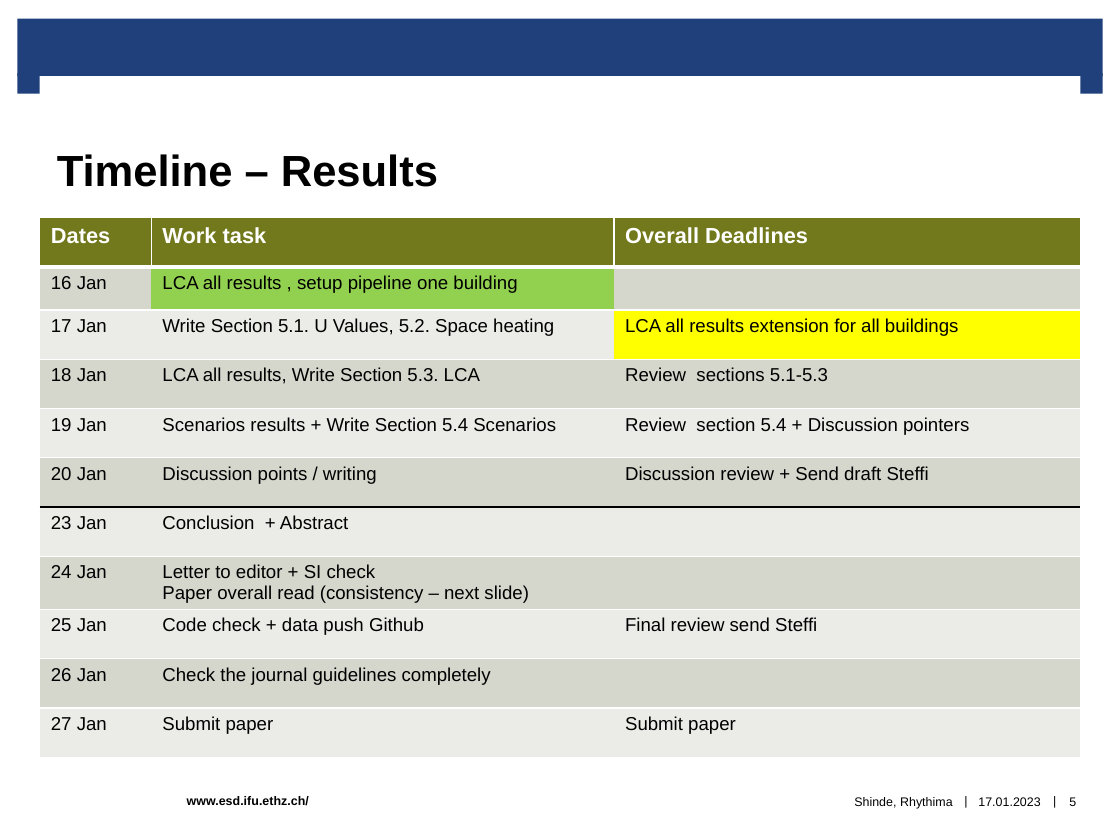
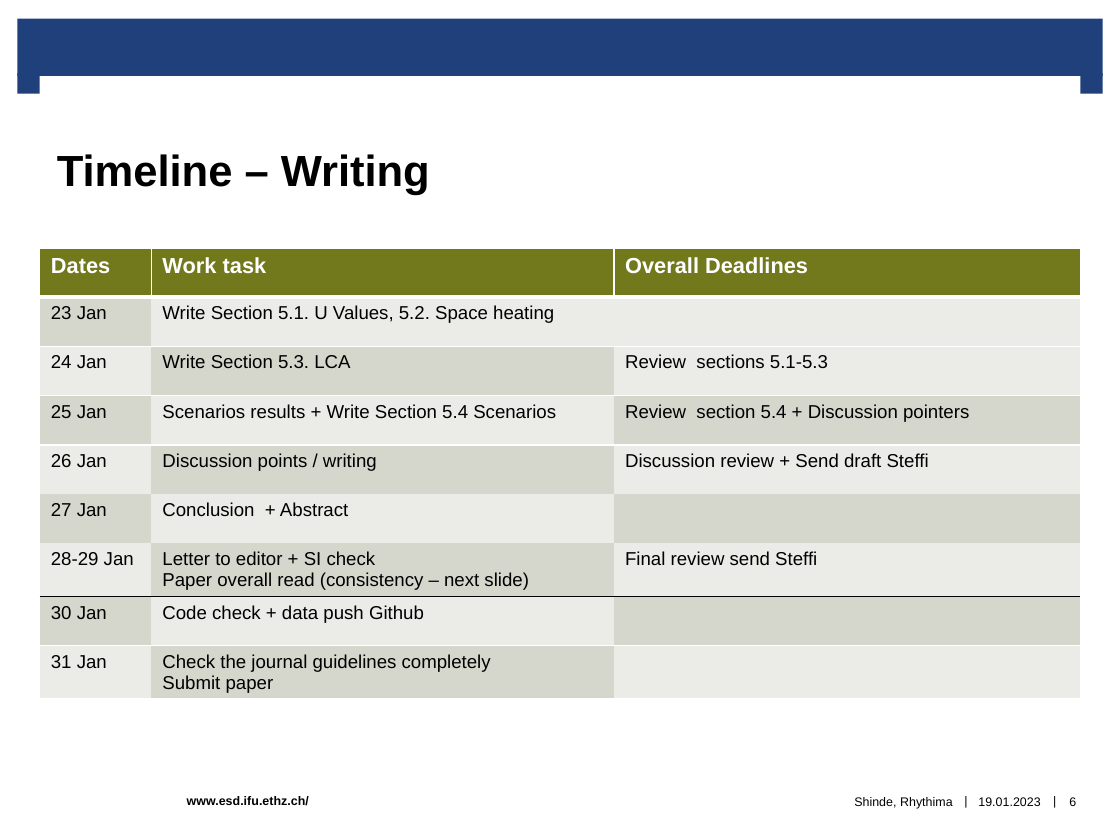
Before and after one commit to rhythimashinde/building-model, a slide deck: slide 6 of paper_SI_discussions/Discussion_paper.pptx (slide 5 before the commit). Drawn at 1120x840 pixels with LibreOffice and Linux fonts; fonts in the diff are those of the drawing; background and template pictures are left out. Boxes give left, top, right and bottom in pixels: in the first picture for what was removed or moved away, otherwise in the second. Text is boxed around its words. In the diff, an @@ line names an element or a change of style, - is before the commit and + after.

```diff
--- a/paper_SI_discussions/Discussion_paper.pptx
+++ b/paper_SI_discussions/Discussion_paper.pptx
@@ title at <box>57,154,430,195</box>: text changed @@
-Timeline – Results
+Timeline – Writing
@@ table at <box>39,248,1080,704</box> @@
-row 2: 16 Jan | LCA all results , setup pipeline one building | 
-row 3: 17 Jan | Write Section 5.1. U Values, 5.2. Space heating | LCA all results extension for all buildings
-row 4: 18 Jan | LCA all results, Write Section 5.3. LCA | Review sections 5.1-5.3
-row 5: 19 Jan | Scenarios results + Write Section 5.4 Scenarios | Review section 5.4 + Discussion pointers
-row 6: 20 Jan | Discussion points / writing | Discussion review + Send draft Steffi
-row 7: 23 Jan | Conclusion + Abstract | 
-row 8: 24 Jan | Letter to editor + SI check / Paper overall read (consistency – next slide) | 
-row 9: 25 Jan | Code check + data push Github | Final review send Steffi
-row 10: 26 Jan | Check the journal guidelines completely | 
-row 11: 27 Jan | Submit paper | Submit paper
+row 2: 23 Jan | Write Section 5.1. U Values, 5.2. Space heating | 
+row 3: 24 Jan | Write Section 5.3. LCA | Review sections 5.1-5.3
+row 4: 25 Jan | Scenarios results + Write Section 5.4 Scenarios | Review section 5.4 + Discussion pointers
+row 5: 26 Jan | Discussion points / writing | Discussion review + Send draft Steffi
+row 6: 27 Jan | Conclusion + Abstract | 
+row 7: 28-29 Jan | Letter to editor + SI check / Paper overall read (consistency – next slide) | Final review send Steffi
+row 8: 30 Jan | Code check + data push Github | 
+row 9: 31 Jan | Check the journal guidelines completely / Submit paper | 
@@ table: place and size @@
-table at <box>39,217,1080,759</box>
+table at <box>39,248,1080,704</box>
@@ text at <box>978,797,1040,806</box>: text changed @@
-17.01.2023
+19.01.2023
```
Also in this commit, not shown: 35 other slides changed, 1 slide added, 16 other files.
